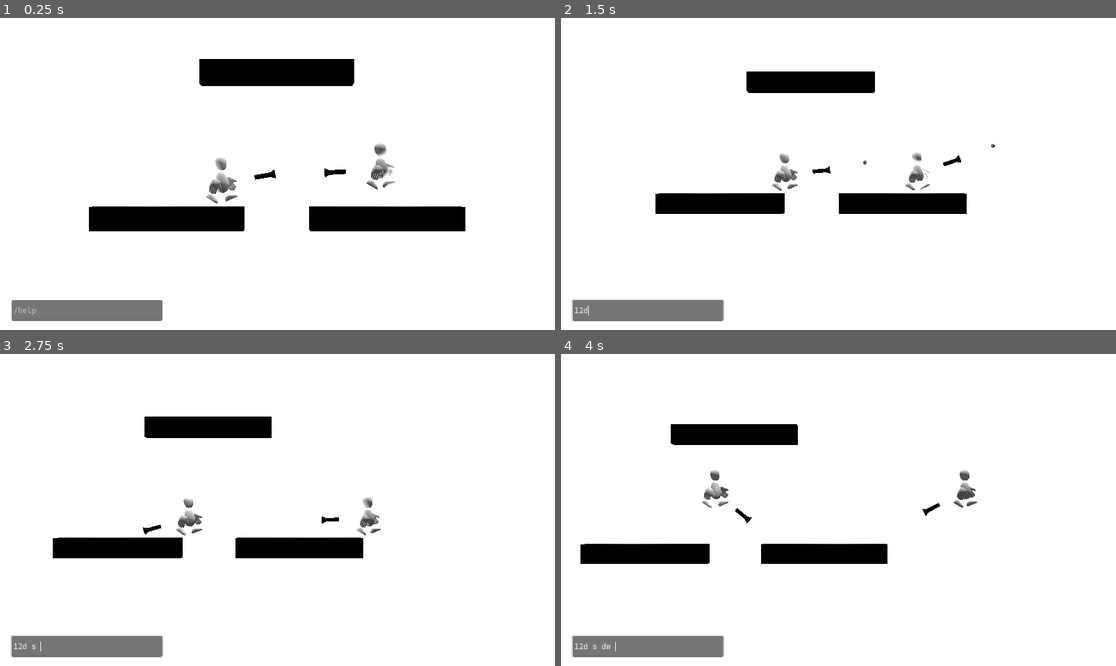
Above: before the commit, frames 1-4 (two rows, left to right).
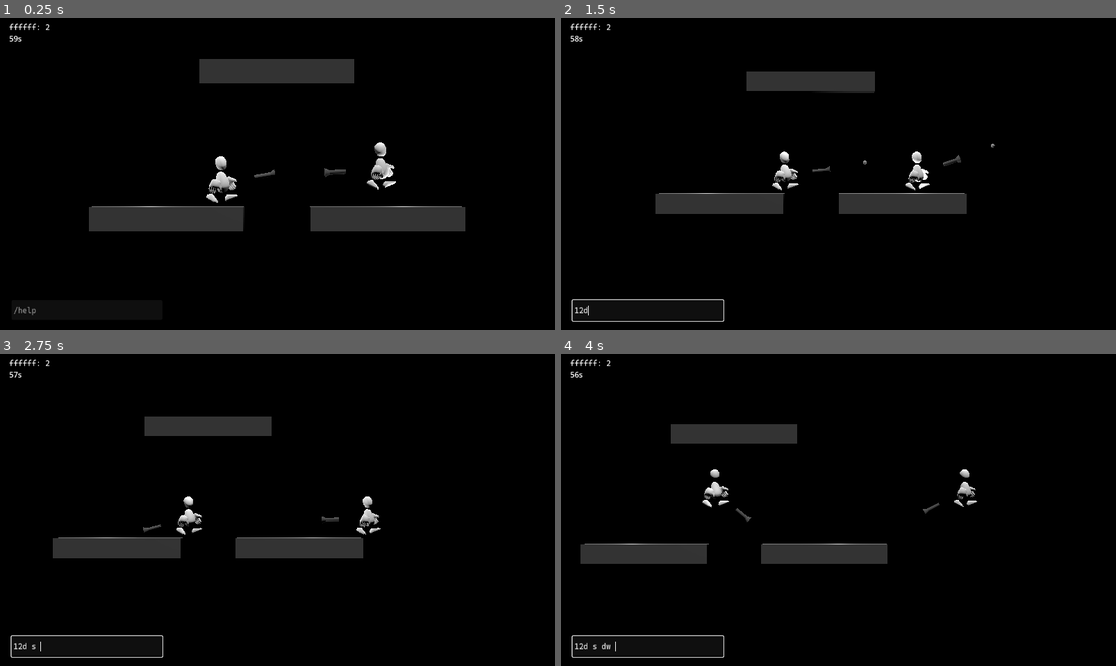
Above: after the commit, the same moments.

Repository: theowiik/project-epic-footsies-2
Game: Godot game, scene res://scenes/main.tscn
Same seed, same stepped clock (60 frames per second), same inputs: the game is played once before the commit and once after it. The engine's default icon, where the game draws it, is replaced by a stand-in: a white triangle on a blue panel in a dark square.
Inputs (mouse positions are in pixels of both pictures, inside the frame that each line leads up to):
- Up to frame 1 (0.25 s): no input
- Up to frame 2 (1.5 s): click (649, 311) at 0.52 s; type "12" at 0.6 s; move the mouse to (960, 158) at 1.27 s; hold D from 1.28 s (still down); click (960, 158) at 1.42 s
- Up to frame 3 (2.75 s): tap Space at 1.52, 2.27 s; move the mouse to (166, 525) at 2.02 s; release D at 2.03 s; hold S from 2.03 s (still down)
- Up to frame 4 (4 s): move the mouse to (894, 441) at 2.77 s; release S at 2.78 s; hold D 2.78-3.53 s; move the mouse to (810, 572) at 3.52 s; hold W from 3.53 s (still down); click (810, 572) at 3.67 s; tap Space at 3.77 s

The runs differ from the first frame. In frame 1, 99% of the frame differs, in the area x 0-100%, y 0-100%; in frame 2, 100%; in frame 3, 100%; in frame 4, 100%.

Commit message:
Add round logic

Diff:
--- a/game/materials/dark_material.tres
+++ b/game/materials/dark_material.tres
@@ -1,5 +1,5 @@
 [gd_resource type="StandardMaterial3D" format=3 uid="uid://b1gx6182iwfew"]
 
 [resource]
-albedo_color = Color(0, 0, 0, 1)
+albedo_color = Color(0.31431612, 0.31431612, 0.3143161, 1)
 emission_enabled = true
--- a/game/scenes/hud.tscn
+++ b/game/scenes/hud.tscn
@@ -39,4 +39,12 @@
 theme_override_fonts/normal_font = ExtResource("2_oo0fn")
 theme_override_font_sizes/normal_font_size = 13
 
+[node name="TimeLabel" type="Label" parent="."]
+layout_mode = 0
+offset_left = 19.0
+offset_top = 31.0
+offset_right = 59.0
+offset_bottom = 54.0
+text = "time"
+
 [connection signal="text_submitted" from="ConsoleLineEdit" to="." method="_on_console_line_edit_text_submitted"]
--- a/game/scenes/main.tscn
+++ b/game/scenes/main.tscn
@@ -1,7 +1,8 @@
-[gd_scene load_steps=10 format=3 uid="uid://ovaec6nc7m42"]
+[gd_scene load_steps=11 format=3 uid="uid://ovaec6nc7m42"]
 
 [ext_resource type="PackedScene" uid="uid://wilclsh64myp" path="res://objects/player.tscn" id="1_o5qli"]
 [ext_resource type="Material" uid="uid://b1gx6182iwfew" path="res://materials/dark_material.tres" id="1_sugp2"]
+[ext_resource type="Script" uid="uid://cbldusqpmy3gb" path="res://scripts/main.gd" id="1_tefeu"]
 [ext_resource type="Script" uid="uid://d0f1w2mq5h6r7" path="res://scripts/follow_camera.gd" id="2_0wfyh"]
 [ext_resource type="PackedScene" uid="uid://c6ooswcottct1" path="res://objects/bulb.tscn" id="4_jyhfs"]
 [ext_resource type="PackedScene" uid="uid://dacw2gn4smkwj" path="res://scenes/hud.tscn" id="5_tbgi4"]
@@ -17,6 +18,7 @@
 size = Vector3(1, 8.765747, 1)
 
 [sub_resource type="Environment" id="Environment_tbgi4"]
+background_mode = 1
 ssr_enabled = true
 ssao_enabled = true
 ssil_enabled = true
@@ -24,6 +26,7 @@
 glow_enabled = true
 
 [node name="Main" type="Node3D"]
+script = ExtResource("1_tefeu")
 
 [node name="StaticBody3D" type="StaticBody3D" parent="."]
 transform = Transform3D(1, 0, 0, 0, 1, 0, 0, 0, 1, -2.2444236, -0.9567063, 0)
@@ -70,7 +73,7 @@
 transform = Transform3D(0.7745472, -0.6064626, 0.17966545, 0, 0.28404883, 0.9588098, -0.6325161, -0.7426435, 0.22000922, 1.946548, 3.4297528, 1.2746582)
 
 [node name="DirectionalLight3D" type="DirectionalLight3D" parent="."]
-transform = Transform3D(1, 0, 0, 0, -0.09971914, 0.9950156, 0, -0.9950156, -0.09971914, 0, 4.04049, 0)
+transform = Transform3D(1, 0, 0, 0, 0.33293483, 0.94294983, 0, -0.9429499, 0.33293483, 0, 6.098803, 9.444128)
 
 [node name="Bulb" parent="." instance=ExtResource("4_jyhfs")]
 transform = Transform3D(1, 0, 0, 0, 1, 0, 0, 0, 1, -2.979772, 0, 0)
--- a/game/scripts/hud.gd
+++ b/game/scripts/hud.gd
@@ -5,6 +5,7 @@
 @onready var score_label: Label = $ScoreLabel
 @onready var console_input: LineEdit = $ConsoleLineEdit
 @onready var console_output: RichTextLabel = $ConsoleLabel
+@onready var time_label: Label = $TimeLabel
 
 
 func _ready() -> void:
@@ -39,3 +40,7 @@
 func _on_console_line_edit_text_submitted(new_text: String) -> void:
 	console_input.clear()
 	console.execute(new_text)
+
+
+func update_time(time_remaining: float) -> void:
+	time_label.text = str(int(time_remaining)) + "s"
--- /dev/null
+++ b/game/scripts/main.gd
@@ -0,0 +1,14 @@
+class_name Main
+extends Node3D
+
+var round: Round
+
+@onready var hud: Control = $HUD
+
+func _ready() -> void:
+	round = Round.new()
+	round.time_updated.connect(hud.update_time)
+	round.start()
+
+func _process(delta: float) -> void:
+	round.update(delta)
--- /dev/null
+++ b/game/scripts/round.gd
@@ -0,0 +1,45 @@
+class_name Round
+extends RefCounted
+
+signal round_finished(winner: Color)
+signal time_updated(time_remaining: float)
+
+var time_remaining: float = 0.0
+var scores: Dictionary = {}
+var is_active: bool = false
+
+func register_team(team_color: Color) -> void:
+	if team_color not in scores:
+		scores[team_color] = 0
+
+func start() -> void:
+	time_remaining = Constants.ROUND_DURATION
+	is_active = true
+
+func update(delta: float) -> void:
+	if not is_active:
+		return
+
+	time_remaining -= delta
+	time_updated.emit(time_remaining)
+
+	if time_remaining <= 0:
+		time_remaining = 0
+		end_round()
+
+func end_round(winner: Color = Color.BLACK) -> void:
+	is_active = false
+	if winner != Color.BLACK and winner in scores:
+		scores[winner] += 1
+	round_finished.emit(winner)
+
+func add_score(team_color: Color, points: int = 1) -> void:
+	if team_color in scores:
+		scores[team_color] += points
+
+func get_score(team_color: Color) -> int:
+	return scores.get(team_color, 0)
+
+func reset_scores() -> void:
+	for team_color in scores:
+		scores[team_color] = 0
--- a/game/scripts/utils/constants.gd
+++ b/game/scripts/utils/constants.gd
@@ -4,3 +4,5 @@
 const BULLETS_GROUP: String = "bullets"
 const PLAYERS_GROUP: String = "players"
 const BULBS_GROUP: String = "bulbs"
+
+const ROUND_DURATION: float = 60.0
Not shown, added: game/scripts/main.gd.uid
Not shown, added: game/scripts/round.gd.uid
